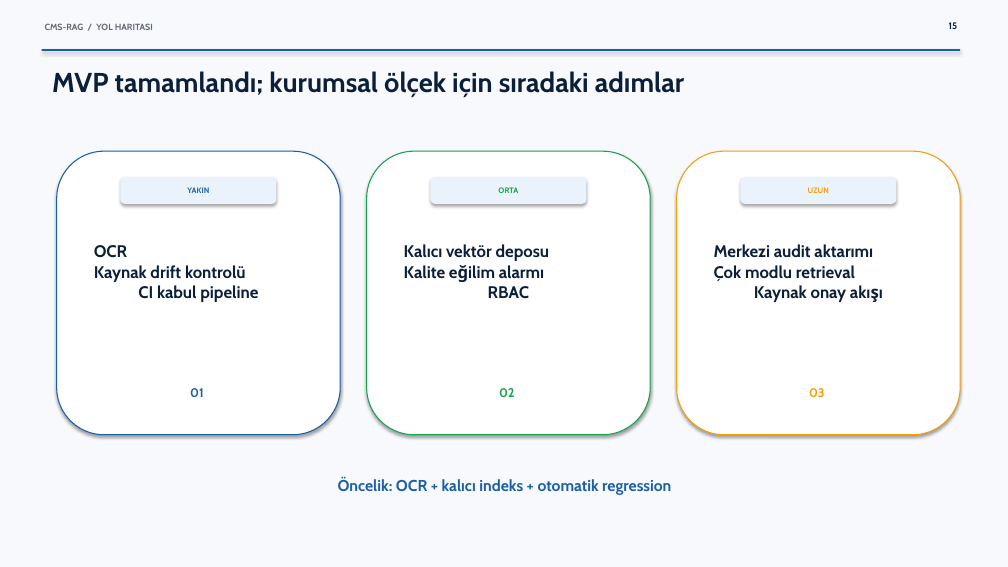
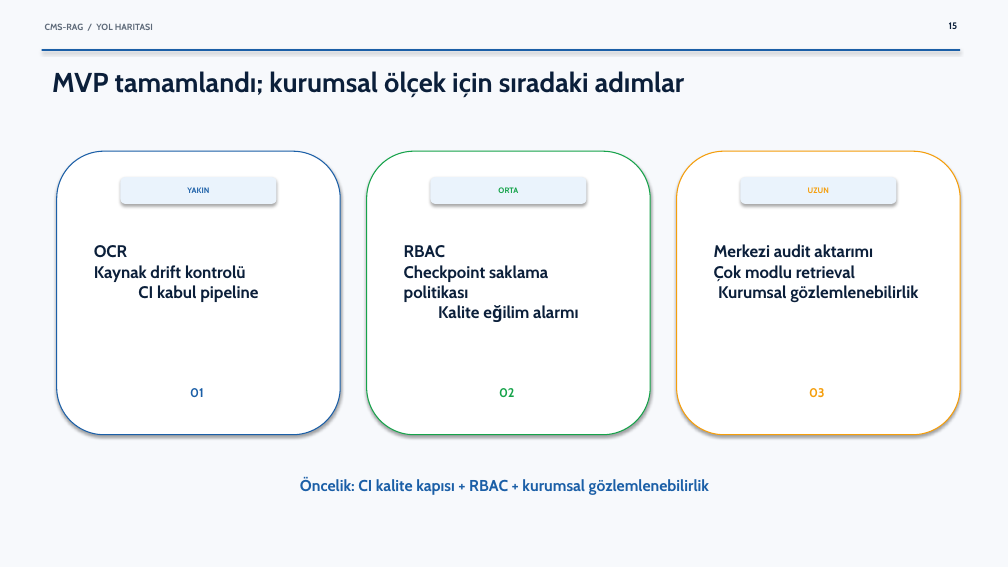
Before and after one commit to AnEngineerEfe/CMS-RAG-Assistant, a slide deck: slide 15 of deliverables/CMS-RAG_Nihai_Proje_Sunumu.pptx. Drawn at 1008x567 pixels with LibreOffice and Linux fonts; fonts in the diff are those of the drawing. Boxes give left, top, right and bottom in pixels: in the first picture for what was removed or moved away, otherwise in the second. Text is boxed around its words. In the diff, an @@ line names an element or a change of style, - is before the commit and + after.

```diff
--- a/deliverables/CMS-RAG_Nihai_Proje_Sunumu.pptx
+++ b/deliverables/CMS-RAG_Nihai_Proje_Sunumu.pptx
@@ text at [404,245,578,319]: text changed @@
-Kalıcı vektör deposu
-Kalite eğilim alarmı
-RBAC
+RBAC
+Checkpoint saklama politikası
+Kalite eğilim alarmı
@@ text at [714,244,918,302]: text changed @@
-Merkezi audit aktarımı
-Çok modlu retrieval
-Kaynak onay akışı
+Merkezi audit aktarımı
+Çok modlu retrieval
+Kurumsal gözlemlenebilirlik
@@ text at [300,477,709,495]: text changed @@
-Öncelik: OCR + kalıcı indeks + otomatik regression
+Öncelik: CI kalite kapısı + RBAC + kurumsal gözlemlenebilirlik
```
Also in this commit, not shown: 6 other slides changed, 16 other files.
